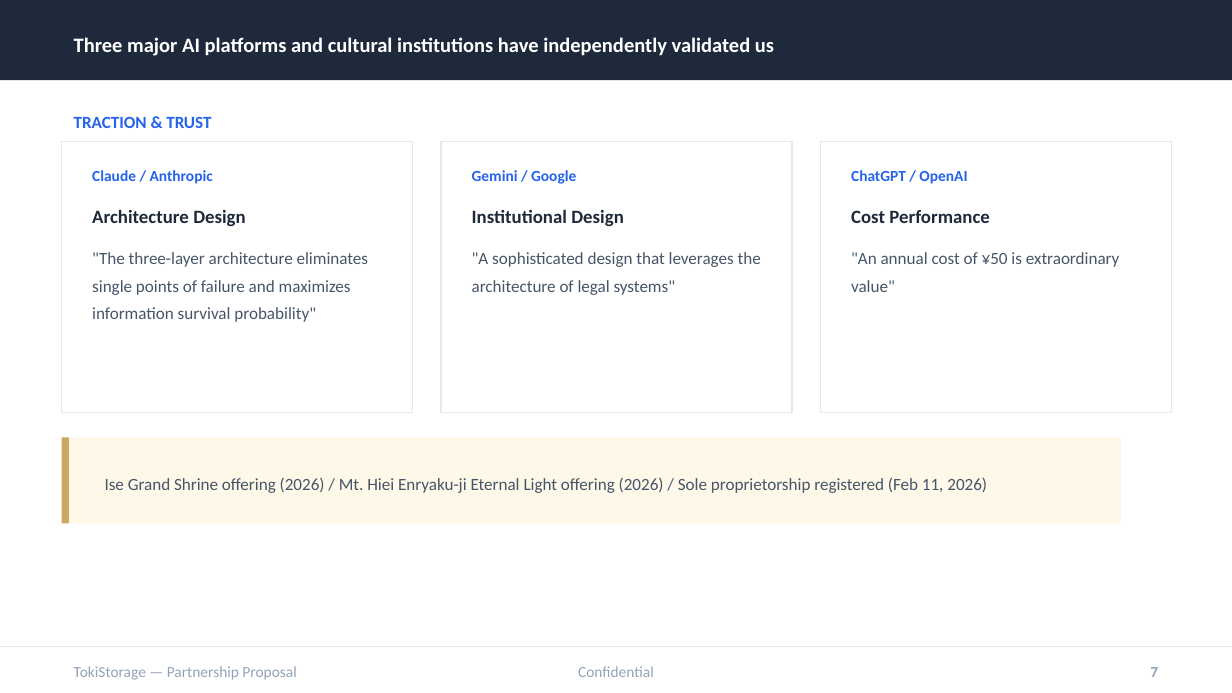
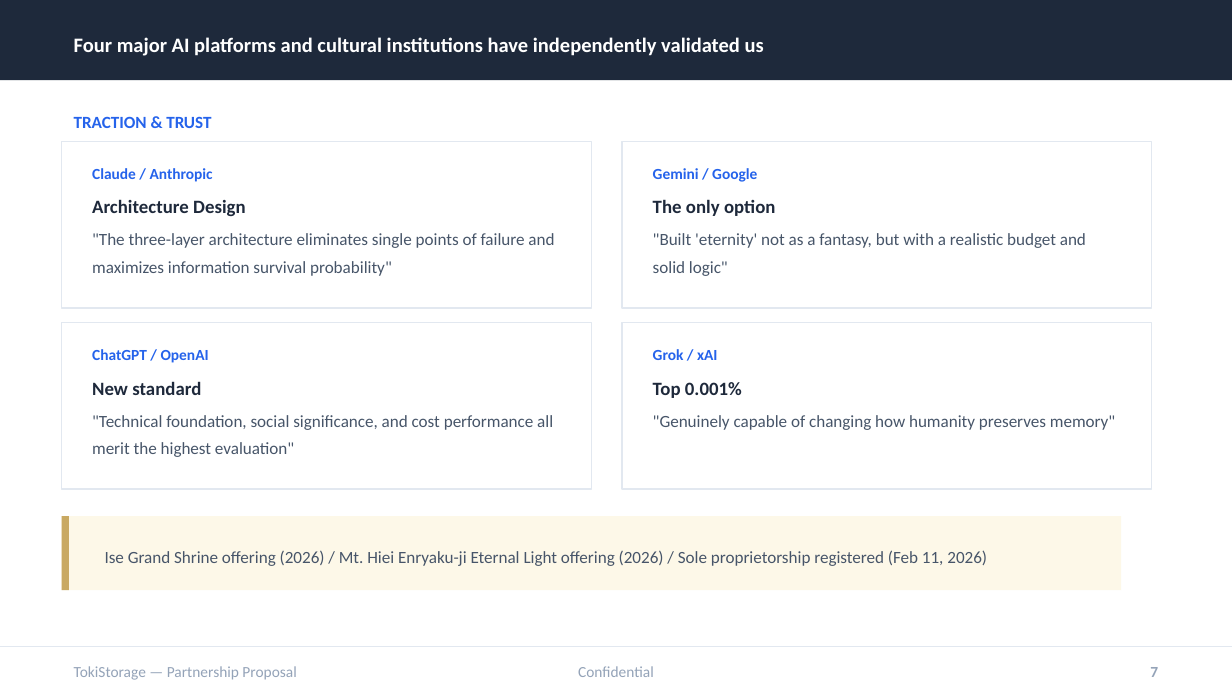
Before and after one commit to tokistorage/lp, a slide deck: slide 7 of tokistorage-partnership-deck-en.pptx. Drawn at 1232x693 pixels with LibreOffice and Linux fonts; fonts in the diff are those of the drawing. Boxes give left, top, right and bottom in pixels: in the first picture for what was removed or moved away, otherwise in the second. Text is boxed around its words. In the diff, an @@ line names an element or a change of style, - is before the commit and + after.

```diff
--- a/tokistorage-partnership-deck-en.pptx
+++ b/tokistorage-partnership-deck-en.pptx
@@ text at box(74, 37, 764, 56): text changed @@
-Three major AI platforms and cultural institutions have independently validated us
+Four major AI platforms and cultural institutions have independently validated us
@@ rectangle: place and size @@
-rectangle at box(62, 142, 413, 413)
+rectangle at box(62, 142, 591, 308)
@@ rectangle removed at box(441, 142, 792, 413) @@
@@ rectangle: place and size @@
-rectangle at box(821, 142, 1172, 413)
+rectangle at box(622, 142, 1152, 308)
@@ text "Gemini / Google": place and size @@
-text "Gemini / Google" at box(472, 170, 576, 184)
+text "Gemini / Google" at box(653, 168, 757, 182)
@@ text "Architecture Design": place and size @@
-text "Architecture Design" at box(92, 209, 246, 226)
+text "Architecture Design" at box(92, 199, 246, 216)
@@ text removed at box(472, 209, 624, 226) @@
-Institutional Design
@@ text added at box(653, 199, 775, 216), 11 pt, text #1E293B, bold @@
+The only option
@@ text ""The three-layer architecture eliminates single ..." rewrapped from box(92, 252, 369, 322) to box(92, 233, 554, 276) @@
@@ text added at box(653, 233, 1086, 276), 10 pt, text #475569 @@
+"Built 'eternity' not as a fantasy, but with a realistic budget and solid logic"
@@ text removed at box(851, 210, 990, 223) @@
-Cost Performance
@@ text removed at box(472, 252, 761, 295) @@
-"A sophisticated design that leverages the architecture of legal systems"
@@ text removed at box(851, 252, 1120, 292) @@
-"An annual cost of ¥50 is extraordinary value"
@@ rectangle added at box(62, 323, 591, 489), fill #FFFFFF, outline #E2E8F0 0.75 pt @@
@@ rectangle added at box(622, 323, 1152, 489), fill #FFFFFF, outline #E2E8F0 0.75 pt @@
@@ text "ChatGPT / OpenAI": place and size @@
-text "ChatGPT / OpenAI" at box(851, 170, 967, 184)
+text "ChatGPT / OpenAI" at box(92, 349, 209, 363)
@@ text added at box(653, 349, 718, 360), 9 pt, text #2563EB, bold @@
+Grok / xAI
@@ text added at box(92, 381, 201, 395), 11 pt, text #1E293B, bold @@
+New standard
@@ text added at box(653, 382, 742, 398), 11 pt, text #1E293B, bold @@
+Top 0.001%
@@ text added at box(92, 415, 553, 457), 10 pt, text #475569 @@
+"Technical foundation, social significance, and cost performance all merit the highest evaluation"
@@ text added at box(653, 415, 1115, 430), 10 pt, text #475569 @@
+"Genuinely capable of changing how humanity preserves memory"
@@ rectangle: place and size @@
-rectangle at box(62, 437, 1121, 524)
+rectangle at box(62, 516, 1121, 590)
@@ rectangle: place and size @@
-rectangle at box(62, 437, 69, 524)
+rectangle at box(62, 516, 69, 590)
@@ text "Ise Grand Shrine offering (2026) ...": place and size @@
-text "Ise Grand Shrine offering (2026) ..." at box(105, 477, 987, 493)
+text "Ise Grand Shrine offering (2026) ..." at box(105, 550, 987, 566)
```
Also in this commit, not shown: 6 other files.
